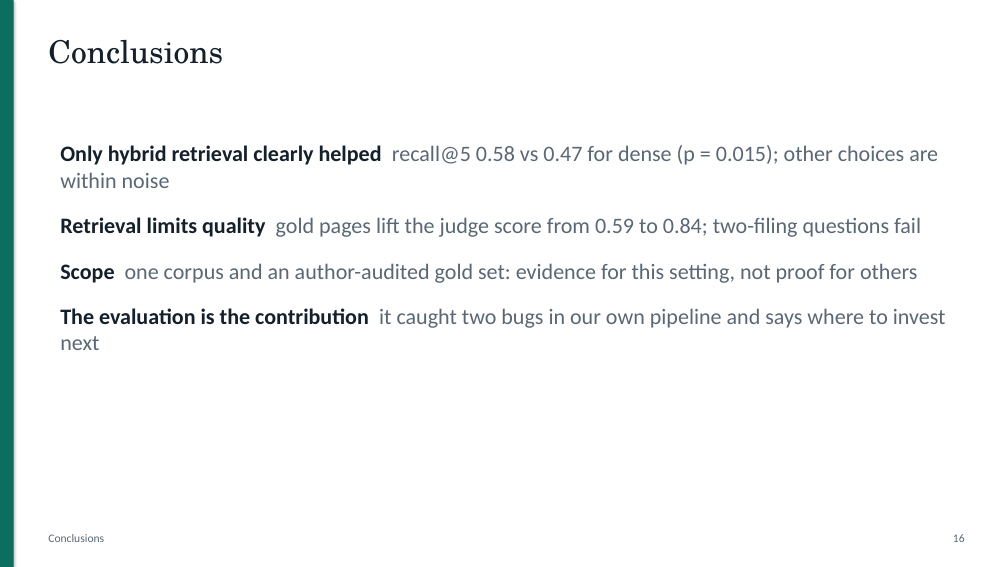
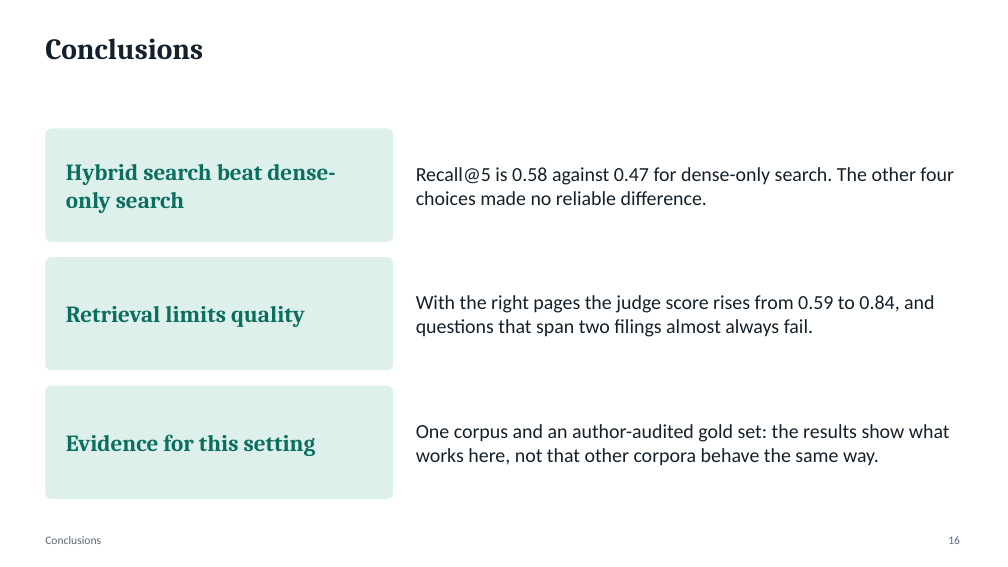
Before and after one commit to DarkkReaper007/RAG-for-financial-analysis, a slide deck: slide 16 of paper/slides.pptx. Drawn at 1008x567 pixels with LibreOffice and Linux fonts; fonts in the diff are those of the drawing. Boxes give left, top, right and bottom in pixels: in the first picture for what was removed or moved away, otherwise in the second. Text is boxed around its words. In the diff, an @@ line names an element or a change of style, - is before the commit and + after.

```diff
--- a/paper/slides.pptx
+++ b/paper/slides.pptx
@@ rectangle removed at [0,0,14,567] @@
@@ text "Conclusions": place and size @@
-text "Conclusions" at [48,534,104,542]
+text "Conclusions" at [45,38,203,60]
@@ text "Conclusions" at [45,38,203,60]: size 11 to 28 pt, font Calibri to Cambria, text colour #5A6876 to #14202B, bold on @@
@@ rounded rectangle added at [45,129,393,242], fill #DDF0EB, 22 pt, text #0B6E5F, bold @@
+Hybrid search beat dense-only search
@@ text "Recall@5 is 0.58 against 0.47 ..." at [416,167,954,205]: vertical alignment top to middle @@
@@ text at [416,167,954,205]: text changed; size 21 to 19 pt; text colour #5A6876 to #14202B @@
-Only hybrid retrieval clearly helped recall@5 0.58 vs 0.47 for dense (p = 0.015); other choices are within noise
-Retrieval limits quality gold pages lift the judge score from 0.59 to 0.84; two-filing questions fail
-Scope one corpus and an author-audited gold set: evidence for this setting, not proof for others
-The evaluation is the contribution it caught two bugs in our own pipeline and says where to invest next
+Recall@5 is 0.58 against 0.47 for dense-only search. The other four choices made no reliable difference.
@@ rounded rectangle added at [45,257,393,371], fill #DDF0EB, 22 pt, text #0B6E5F, bold @@
+Retrieval limits quality
@@ text added at [416,295,934,337], 19 pt, text #14202B @@
+With the right pages the judge score rises from 0.59 to 0.84, and questions that span two filings almost always fail.
@@ rounded rectangle added at [45,386,393,499], fill #DDF0EB, 22 pt, text #0B6E5F, bold @@
+Evidence for this setting
@@ text added at [416,424,950,466], 19 pt, text #14202B @@
+One corpus and an author-audited gold set: the results show what works here, not that other corpora behave the same way.
@@ text "Conclusions": place and size @@
-text "Conclusions" at [48,39,223,64]
+text "Conclusions" at [45,536,101,544]
@@ text "Conclusions" at [45,536,101,544]: size 30 to 11 pt, font TeX Gyre Schola to Calibri, text colour #14202B to #5A6876 @@
@@ text "16": place and size @@
-text "16" at [953,534,965,542]
+text "16" at [948,536,960,544]
```
Also in this commit, not shown: 9 other slides changed, 7 slides added, 7 slides removed, 5 other files.
